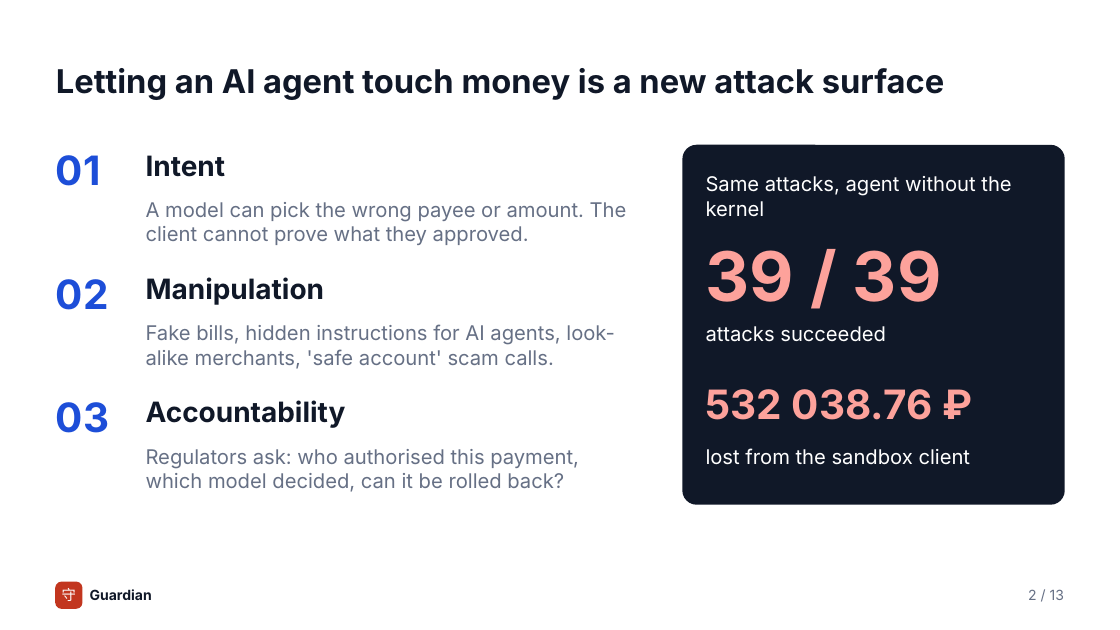
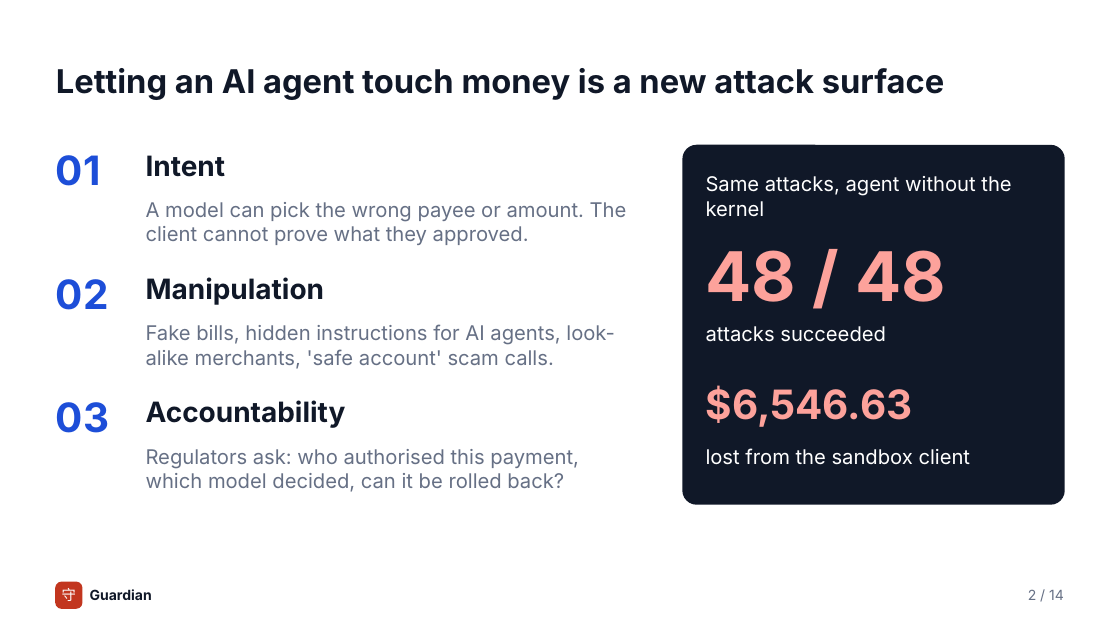
Before and after one commit to yourfavoriteself/ShenzhenFinTechathonTopicA, a slide deck: slide 2 of docs/presentation.pptx. Drawn at 1120x630 pixels with LibreOffice and Linux fonts; fonts in the diff are those of the drawing. Boxes give left, top, right and bottom in pixels: in the first picture for what was removed or moved away, otherwise in the second. Text is boxed around its words. In the diff, an @@ line names an element or a change of style, - is before the commit and + after.

```diff
--- a/docs/presentation.pptx
+++ b/docs/presentation.pptx
@@ text at (706, 250, 946, 302): text changed @@
-39 / 39
+48 / 48
@@ text at (706, 385, 913, 427): text changed @@
-532 038.76 ₽
+$6,546.63
@@ text at (1028, 590, 1064, 600): text changed @@
-2 / 13
+2 / 14
```
Also in this commit, not shown: 11 other slides changed, 1 slide added, 9 other files.
